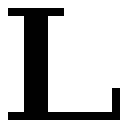
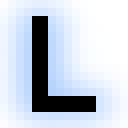
Revision of a layered 128 x 128 image; what changed, layer by layer:
painted on "New Layer" over 0, 0, 128, 128
added layer "New Layer copy" over 0, 0, 128, 128
